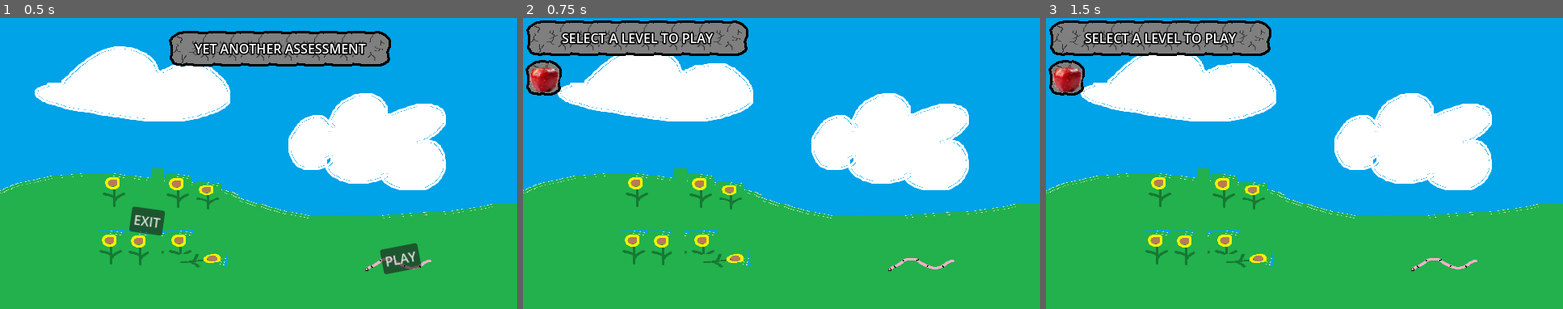
Above: before the commit, frames 1-3 (left to right).
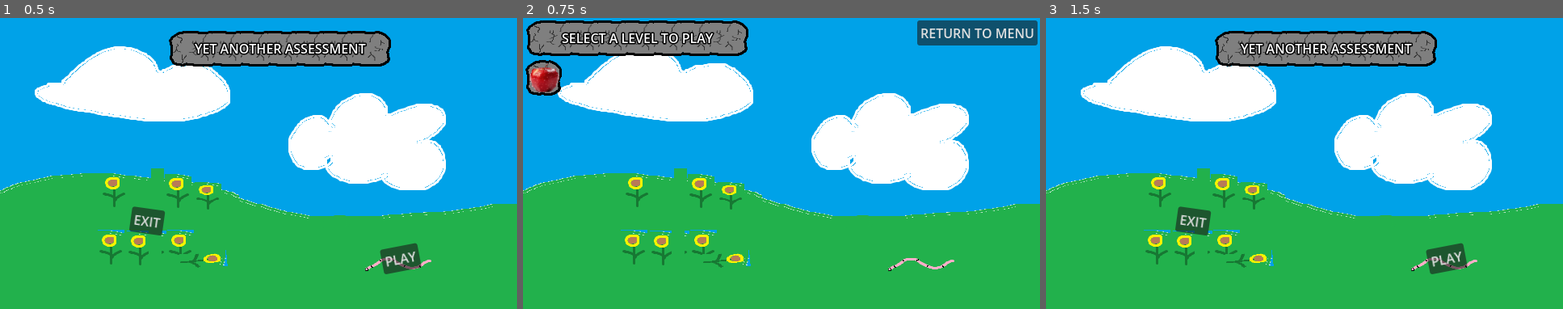
Above: after the commit, the same moments.

Repository: BanaCubed/Yet-Another-Assessment
Game: Godot game, scene res://scenes/main_menu.tscn
Same seed, same stepped clock (60 frames per second), same inputs: the game is played once before the commit and once after it.
Inputs (mouse positions are in pixels of both pictures, inside the frame that each line leads up to):
- Up to frame 1 (0.5 s): no input
- Up to frame 2 (0.75 s): click "PLAY" at 0.5 s
- Up to frame 3 (1.5 s): click (1500, 32) at 1.25 s, where only the run after the commit has a clickable "RETURN TO MENU"

Frame 1 is identical in both runs. In frame 2, 2.0% of the frame differs, in the area x 76-100%, y 0-10%; in frame 3, 11%, in the area x 0-82%, y 0-89%.

Commit message:
chore: Improved screen switching.

Diff:
--- a/scenes/level_select.tscn
+++ b/scenes/level_select.tscn
@@ -78,5 +78,14 @@
 offset_bottom = 39.0
 text = "ENTER"
 
+[node name="ReturnButton" type="Button" parent="." unique_id=835515369]
+layout_mode = 0
+offset_left = 488.0
+offset_top = 3.0
+offset_right = 637.0
+offset_bottom = 34.0
+text = "RETURN TO MENU"
+
 [connection signal="selected" from="ScrollContainer/LevelFlowContainer/LevelSelectEntry" to="." method="_on_level_select_entry_selected"]
 [connection signal="pressed" from="SelectButton" to="." method="_on_select_button_pressed"]
+[connection signal="pressed" from="ReturnButton" to="." method="_on_return_button_pressed"]
--- a/scripts/levels/level.gd
+++ b/scripts/levels/level.gd
@@ -35,8 +35,8 @@
 var tween_grid: Tween
 
 
-## PackedScene of the level selection screen.
-var level_select_scene: PackedScene = preload("res://scenes/level_select.tscn")
+## Array of the entities within the level.
+@onready var entity_data: Array[EntityData] = level_data.duplicate_deep().entities
 
 
 #region Grid Preperation
@@ -65,9 +65,6 @@
 
 
 func _process(_delta: float) -> void:
-	# Since the entities might change during the level, their logic should be here.
-	var entities := level_data.entities
-
 	# Hide all entities on the board to catch any entities that either don't
 	# exist anymore or have moved to new tiles, since there is not callback
 	# for either of those cases that directly hides the entities in their tiles
@@ -77,7 +74,7 @@
 			var target_node: Entity = get_node("Grid/GridRow%s/GridTile%s/Entity" % [j, i])
 			target_node.visible = false
 
-	for entity in entities:
+	for entity in entity_data:
 		var pos := entity.position
 		var entity_type := entity.type
 		if pos.x < level_data.dimensions.x and pos.x >= 0 and pos.y < level_data.dimensions.y and pos.y >= 0:
@@ -106,8 +103,8 @@
 func _on_move_ability_button_pressed() -> void:
 	awaiting_ability_tile_selection = Abilities.MOVE
 
-	var walls: Array[Vector2i] = Movement.find_wall_tiles(selected_entity, level_data.entities)
-	var obstacles: Array[Vector2i] = Movement.find_blocking_tiles(selected_entity, level_data.entities)
+	var walls: Array[Vector2i] = Movement.find_wall_tiles(selected_entity, entity_data)
+	var obstacles: Array[Vector2i] = Movement.find_blocking_tiles(selected_entity, entity_data)
 
 	var legal_tiles = Movement.get_valid_tiles(
 		selected_entity.type.movement_type,
@@ -144,7 +141,7 @@
 func select_tile(coordinates: Vector2i) -> void:
 	selected_coordinates = coordinates
 	selected_entity = null
-	for entity in level_data.entities:
+	for entity in entity_data:
 		if (
 			entity.position.y == selected_coordinates.y and
 			entity.position.x == selected_coordinates.x
@@ -173,7 +170,7 @@
 
 ## Decrements all the spoilage timers.
 func proceed_spoilage() -> void:
-	for entity in level_data.entities:
+	for entity in entity_data:
 		# I am amazing at programming.
 		match entity.state:
 			Entity.States.SPOILS_IN_1:
@@ -188,10 +185,10 @@
 
 ## Deletes any entities with the REMOVED state.
 func delete_pending_removals() -> void:
-	var iterable = level_data.entities
+	var iterable = entity_data
 	for entity in iterable:
 		if entity.state == Entity.States.REMOVED:
-			level_data.entities.erase(entity)
+			entity_data.erase(entity)
 #endregion
 
 
@@ -207,7 +204,7 @@
 			"Grid/GridRow%s/GridTile%s/ActionIndicator" % [coordinates.y, coordinates.x]
 		).visible == true
 	):
-		for entity in level_data.entities:
+		for entity in entity_data:
 			if (
 				entity.position.y == coordinates.y and
 				entity.position.x == coordinates.x
@@ -216,7 +213,7 @@
 				for inter in interactions_between:
 					selected_entity.state = Interaction.state_after_interaction(inter, selected_entity.state, entity.state)[0]
 					entity.state = Interaction.state_after_interaction(inter, selected_entity.state, entity.state)[1]
-		for entity in level_data.entities:
+		for entity in entity_data:
 			if (
 				entity.position.y == selected_coordinates.y and
 				entity.position.x == selected_coordinates.x
@@ -246,7 +243,7 @@
 ## Collects whether the player has won the current level.
 func has_won() -> bool:
 	var condition := true
-	for entity in level_data.entities:
+	for entity in entity_data:
 		if (
 			entity.state == Entity.States.HUNGRY or
 			entity.state == Entity.States.SPOILED or
@@ -275,5 +272,5 @@
 
 
 func _on_win_alert_dismissed() -> void:
-	get_tree().change_scene_to_packed(level_select_scene)
-#endregion
+	get_tree().change_scene_to_packed(load("res://scenes/level_select.tscn"))
+#endregion
--- a/scripts/levels/level_select.gd
+++ b/scripts/levels/level_select.gd
@@ -10,8 +10,6 @@
 
 ## The data of the selected level.
 var selected_level: LevelData
-## PackedScene containing the level scene.
-var level_scene: PackedScene = preload("res://scenes/level.tscn")
 
 
 # Called when the node enters the scene tree for the first time.
@@ -31,6 +29,10 @@
 
 
 func _on_select_button_pressed() -> void:
-	var new_scene: Level = level_scene.instantiate()
+	var new_scene: Level = preload("res://scenes/level.tscn").instantiate()
 	new_scene.level_data = selected_level
 	get_tree().change_scene_to_node(new_scene)
+
+
+func _on_return_button_pressed() -> void:
+	get_tree().change_scene_to_packed(load("res://scenes/main_menu.tscn"))
--- a/scripts/main_menu.gd
+++ b/scripts/main_menu.gd
@@ -1,9 +1,6 @@
 class_name MainMenu extends Control
 ## Control node specifically for the main menu.
 ## Has little special funtionality besides connecting signals from the main menu buttons.
-
-
-var play_scene := preload("res://scenes/level_select.tscn")
 
 
 func _on_exit_button_pressed() -> void:
@@ -13,4 +10,4 @@
 
 
 func _on_play_button_pressed() -> void:
-	get_tree().change_scene_to_packed(play_scene)
+	get_tree().change_scene_to_packed(preload("res://scenes/level_select.tscn"))
